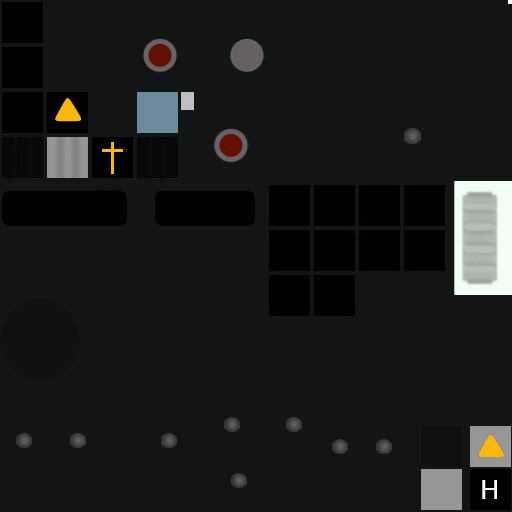
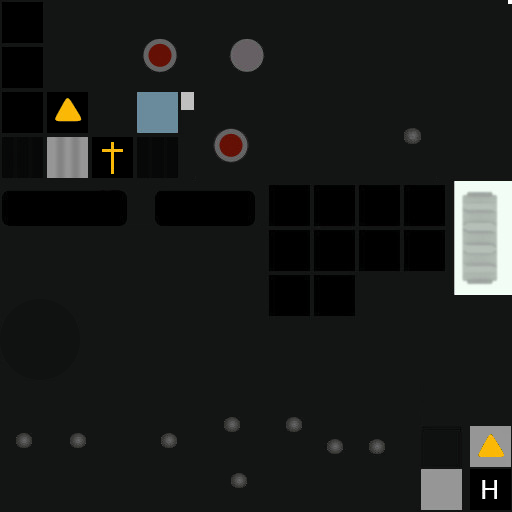
Two versions of the same layered image (512×512). Layer-by-layer changes:
painted on "fgcp.png" over bbox(323, 439, 392, 456)
